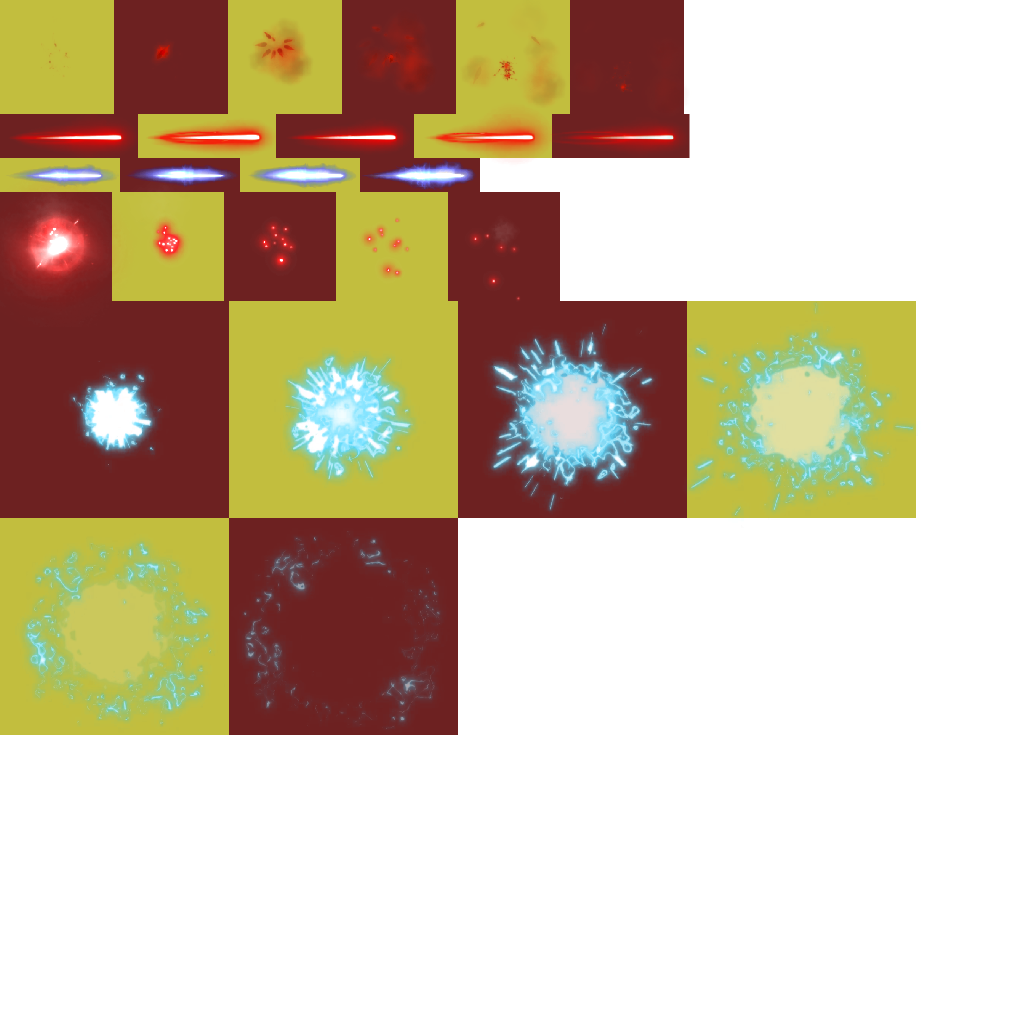
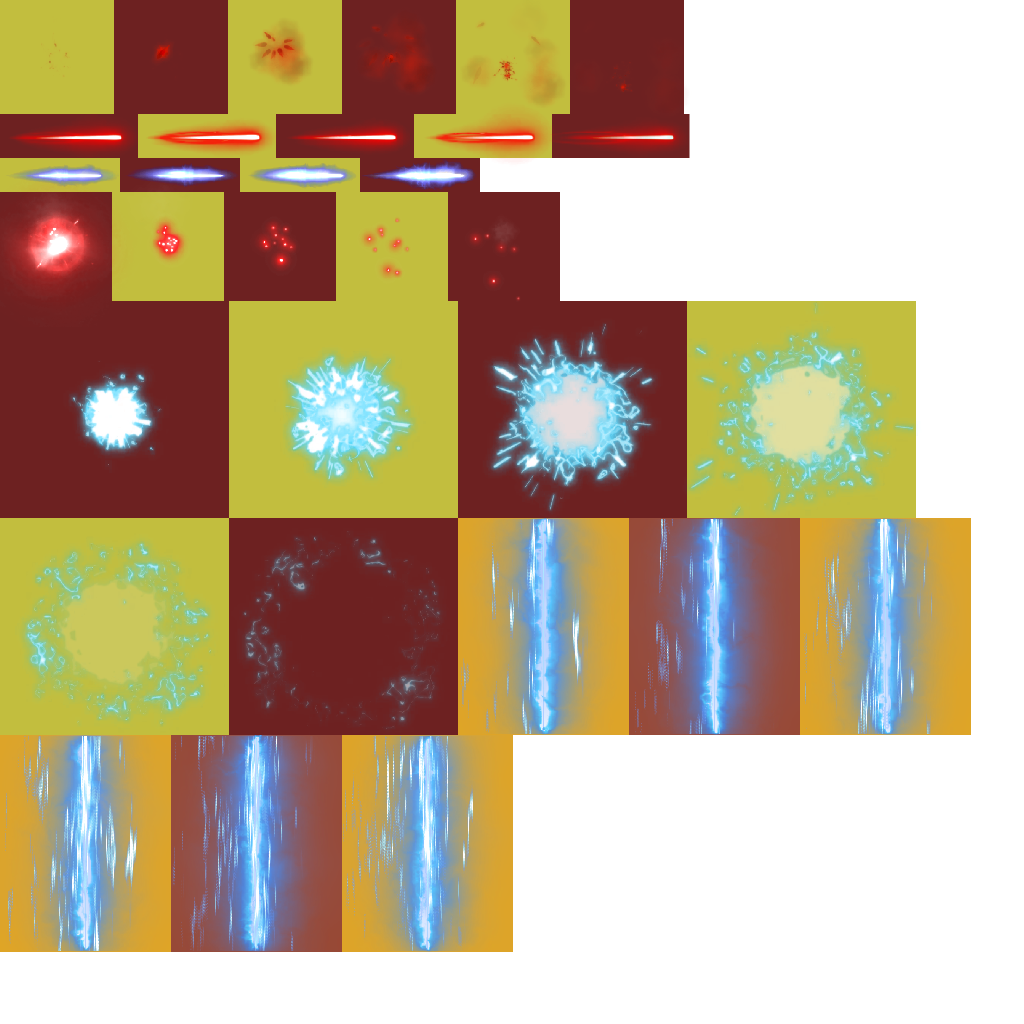
Layered file, before and after one edit (1024 × 1024). Changes by layer:
added layer "Energy_Core_00005" above "Energy_Core_00004" over box(342, 735, 513, 952)
added layer "Energy_Core_00004" above "Energy_Core_00003" over box(171, 735, 342, 952)
added layer "Energy_Core_00003" above "Energy_Core_00002" over box(0, 735, 171, 952)
added layer "Energy_Core_00002" above "Energy_Core_00001" over box(800, 518, 971, 735)
added layer "Energy_Core_00001" above "Energy_Core_00000" over box(629, 518, 800, 735)
added layer "Energy_Core_00000" above "Capa 8" over box(458, 518, 629, 735)
added layer "Capa 8 copia 2" above "Capa 8 copia" over box(0, 735, 513, 952)
added layer "Capa 8 copia" above "Shoot" over box(458, 518, 971, 735)
